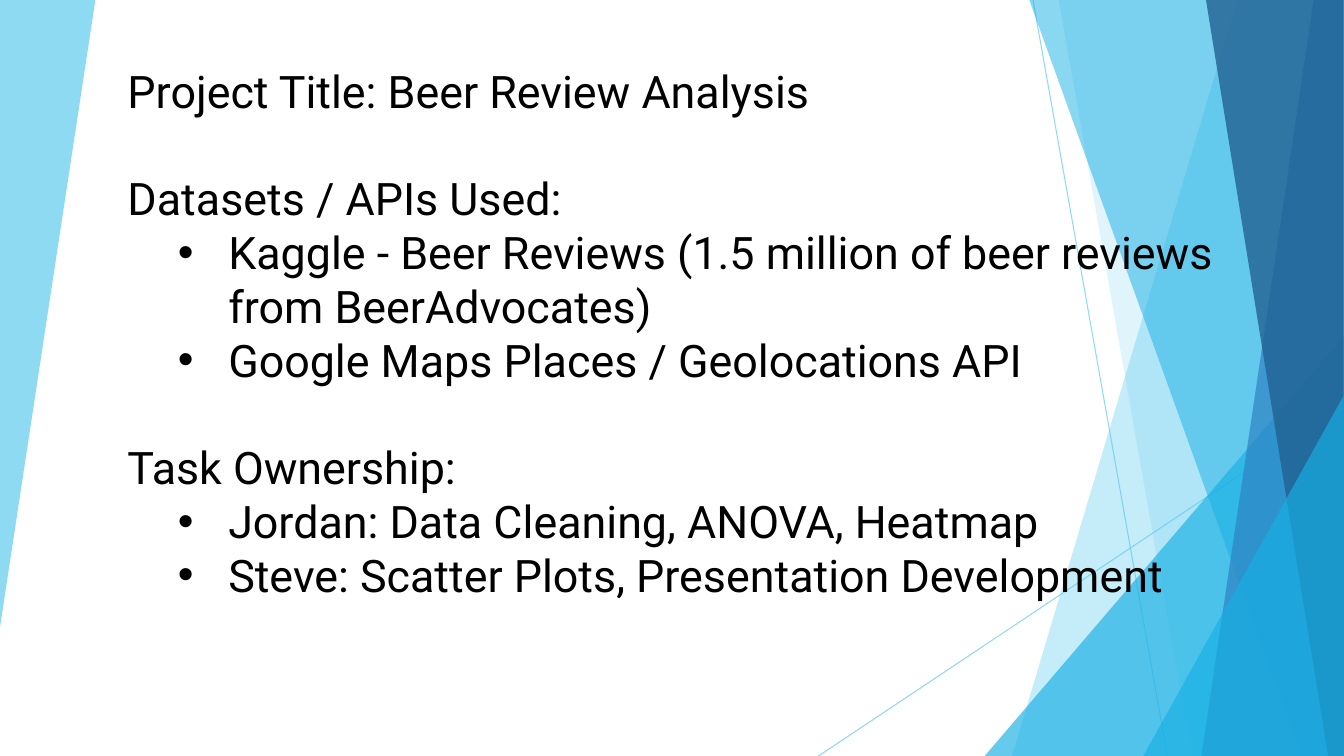
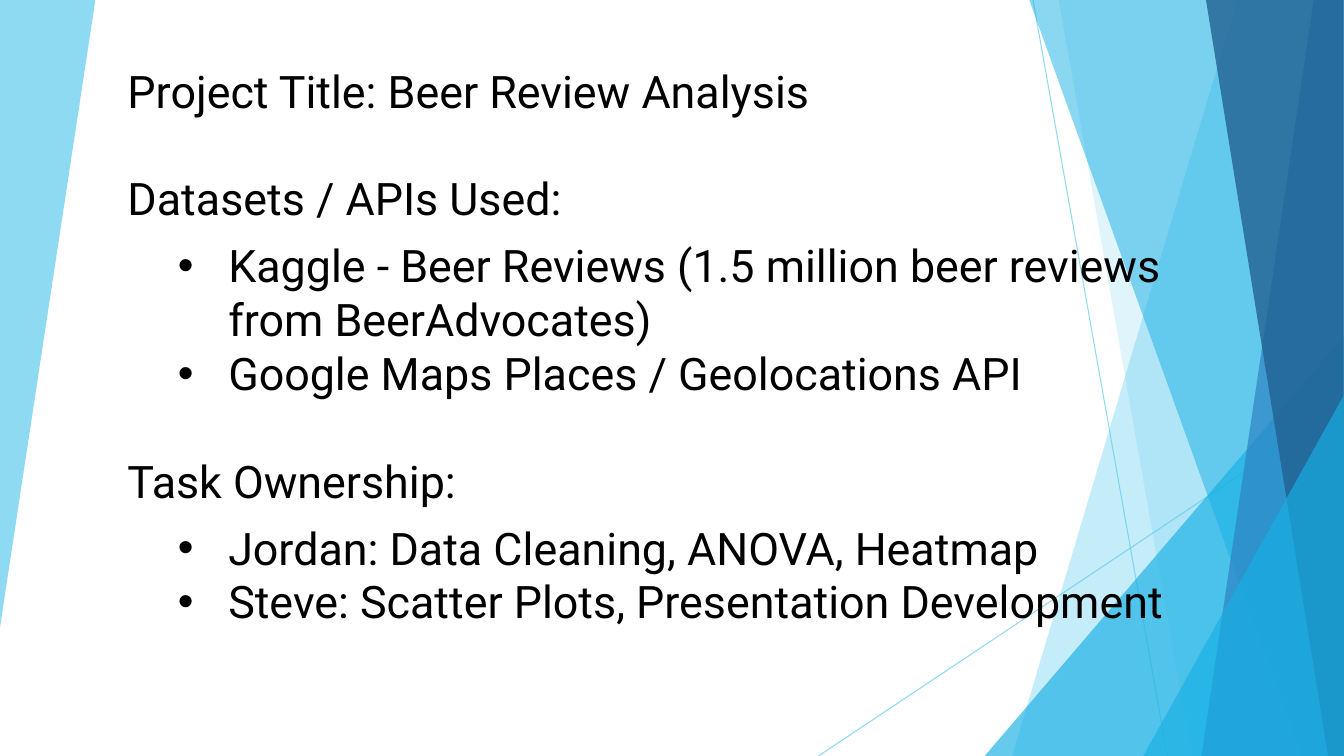
Before and after one commit to JordanSchafer/Beer-Review-Analysis, a slide deck: slide 4 of solution_1_steve/project_I_deck_WIP_v3.pptx. Drawn at 1344x756 pixels with LibreOffice and Linux fonts; fonts in the diff are those of the drawing. Boxes give left, top, right and bottom in pixels: in the first picture for what was removed or moved away, otherwise in the second. Text is boxed around its words. In the diff, an @@ line names an element or a change of style, - is before the commit and + after.

```diff
--- a/solution_1_steve/project_I_deck_WIP_v3.pptx
+++ b/solution_1_steve/project_I_deck_WIP_v3.pptx
@@ text at (228,241,1160,346): text changed @@
-  • Kaggle - Beer Reviews (1.5 million of beer reviews from BeerAdvocates)
+  • Kaggle - Beer Reviews (1.5 million beer reviews from BeerAdvocates)
```
Also in this commit, not shown: 11 other slides changed.
